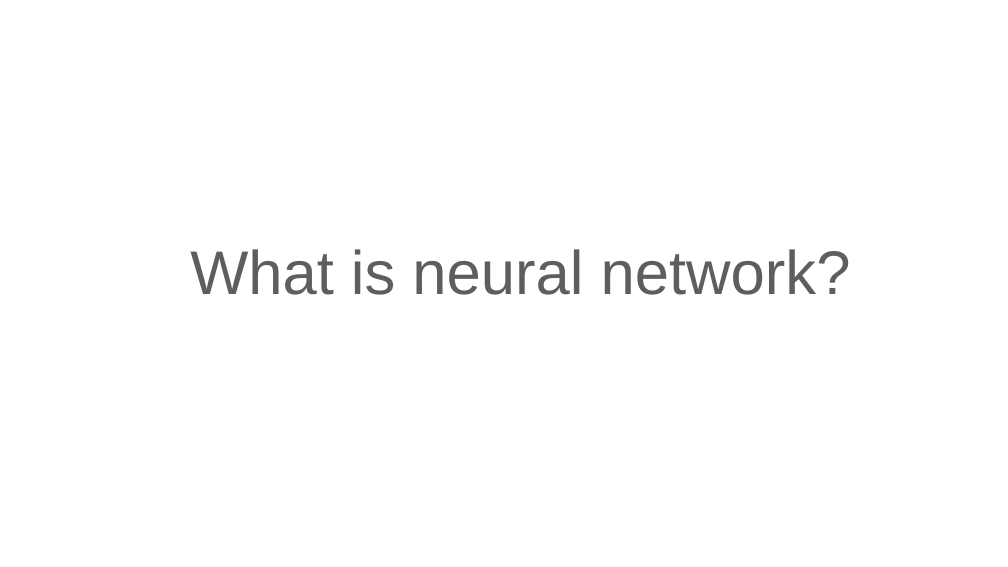
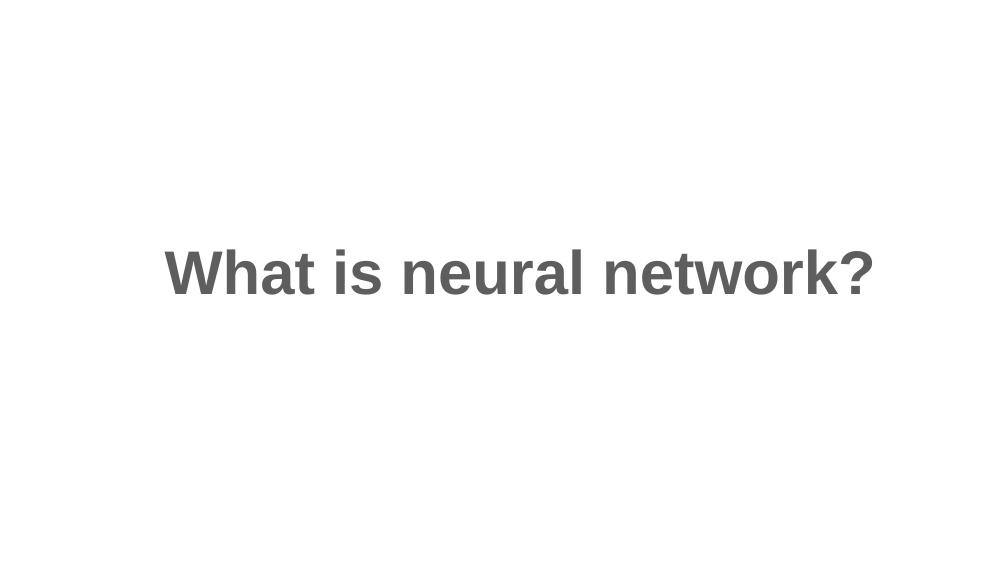
Before and after one commit to joshhu/hackthon_cht, a slide deck: slide 9 of 02 - Neural Network.pptx. Drawn at 1008x567 pixels with LibreOffice and Linux fonts; fonts in the diff are those of the drawing. Boxes give left, top, right and bottom in pixels: in the first picture for what was removed or moved away, otherwise in the second. Text is boxed around its words. In the diff, an @@ line names an element or a change of style, - is before the commit and + after.

```diff
--- a/02 - Neural Network.pptx
+++ b/02 - Neural Network.pptx
@@ text "What is neural network?" at <box>165,249,876,295</box>: bold on @@
```
Also in this commit, not shown: 3 other slides changed, 5 other files.
